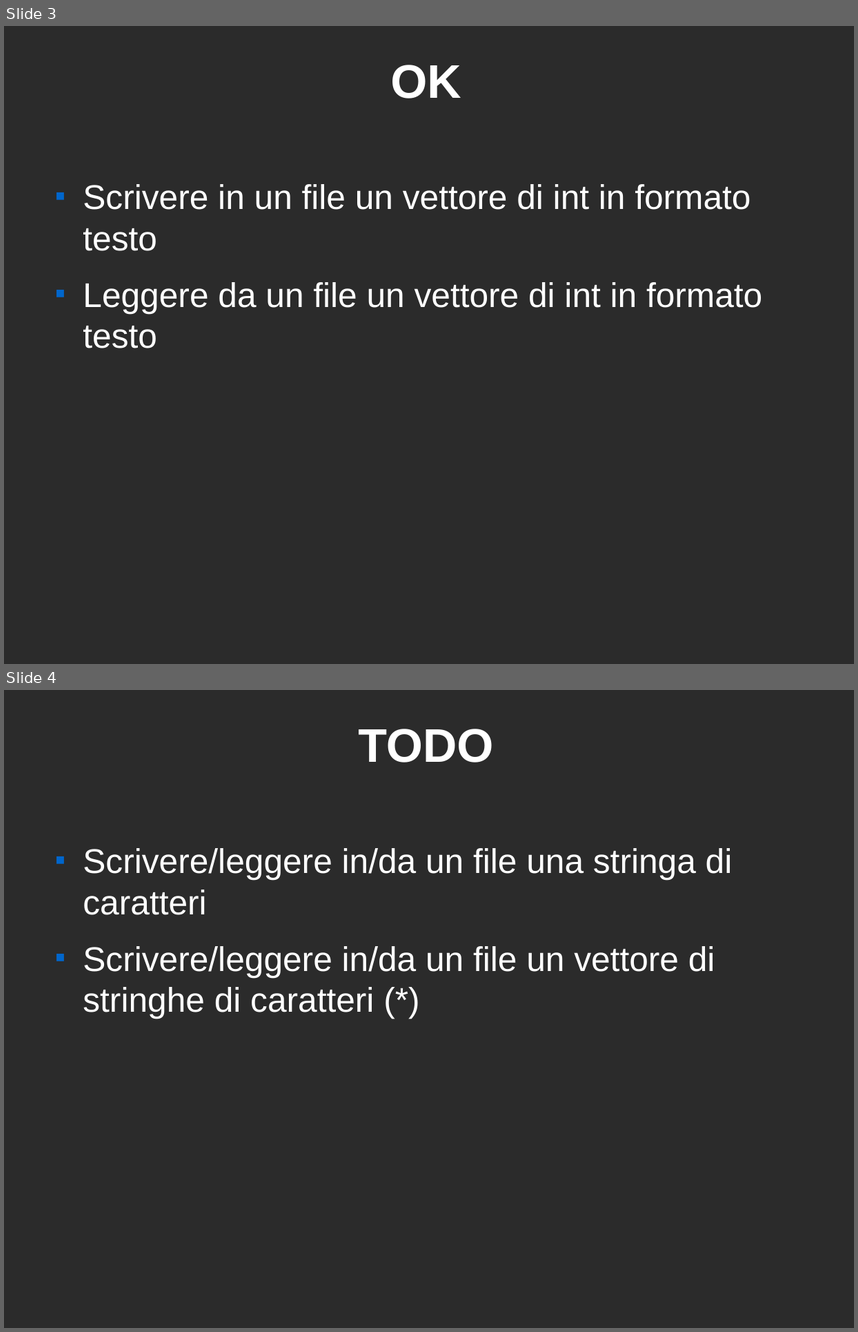
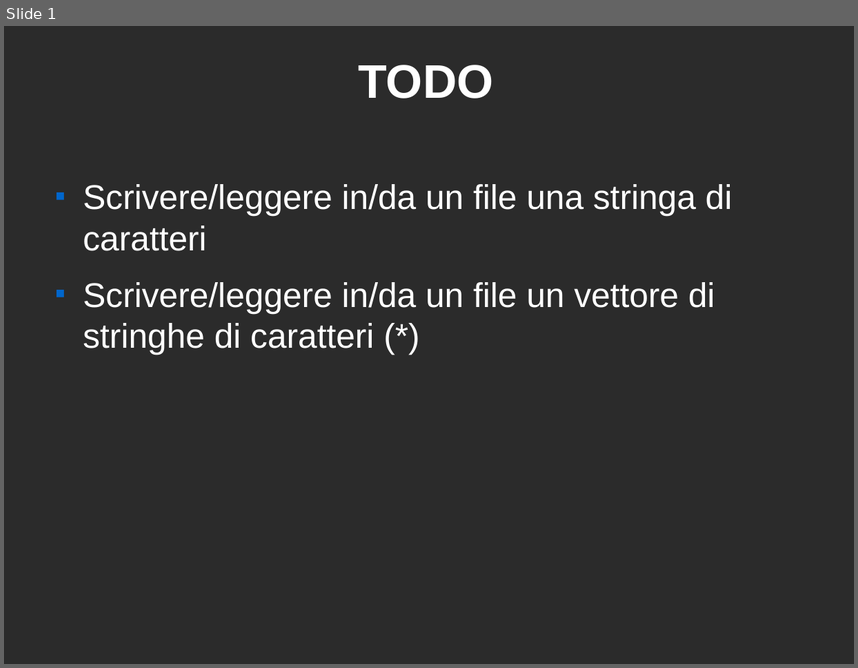
Before and after one commit to marcotessarotto/exOpSys, a slide deck: docs/argomenti.odp. Shown one above the other, each under a label of ours: slides 3 and 4 before the commit, slide 1 after it. The pictures are 858x1332 and 858x668 pixels, drawn with LibreOffice and Linux fonts; fonts in the diff are those of the drawing; background and template pictures are left out; a plain dark background stands for a picture behind light text. Boxes give left, top, right and bottom in pixels: in the first picture for what was removed or moved away, otherwise in the second. Text is boxed around its words. In the diff, an @@ line names an element or a change of style, - is before the commit and + after.

```diff
--- a/docs/argomenti.odp
+++ b/docs/argomenti.odp
@@ slide 3 removed at (4,26,854,664), background picture (left out) @@
@@ title removed at (390,65,461,98) @@
-OK
@@ text removed at (83,184,762,348) @@
-■ Scrivere in un file un vettore di int in formato testo
-■ Leggere da un file un vettore di int in formato testo
@@ what was slide 4 is now slide 1 @@
```
Also in this commit, not shown: 1 slide changed, 7 slides added, 1 other slide removed.
